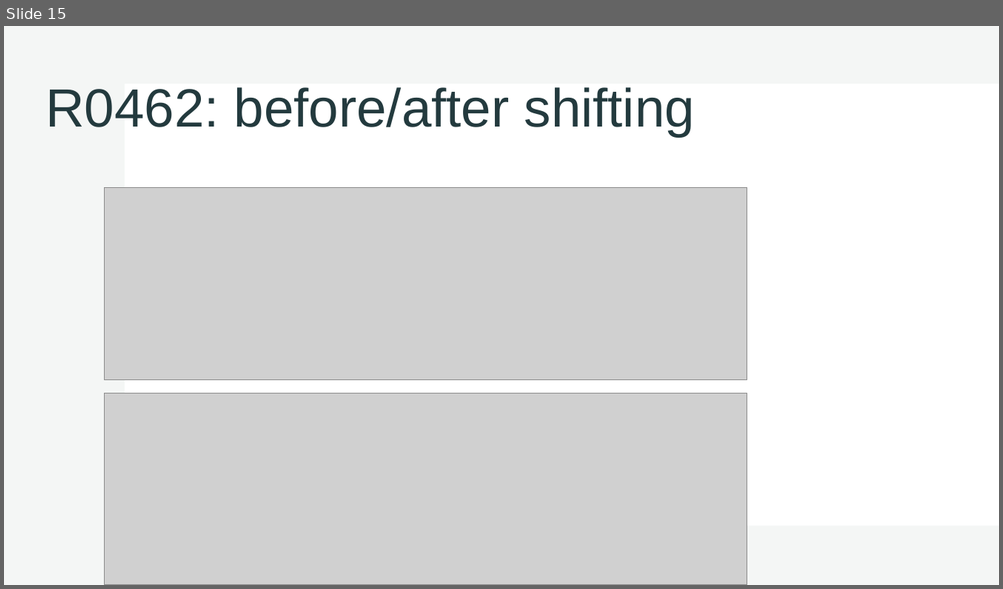
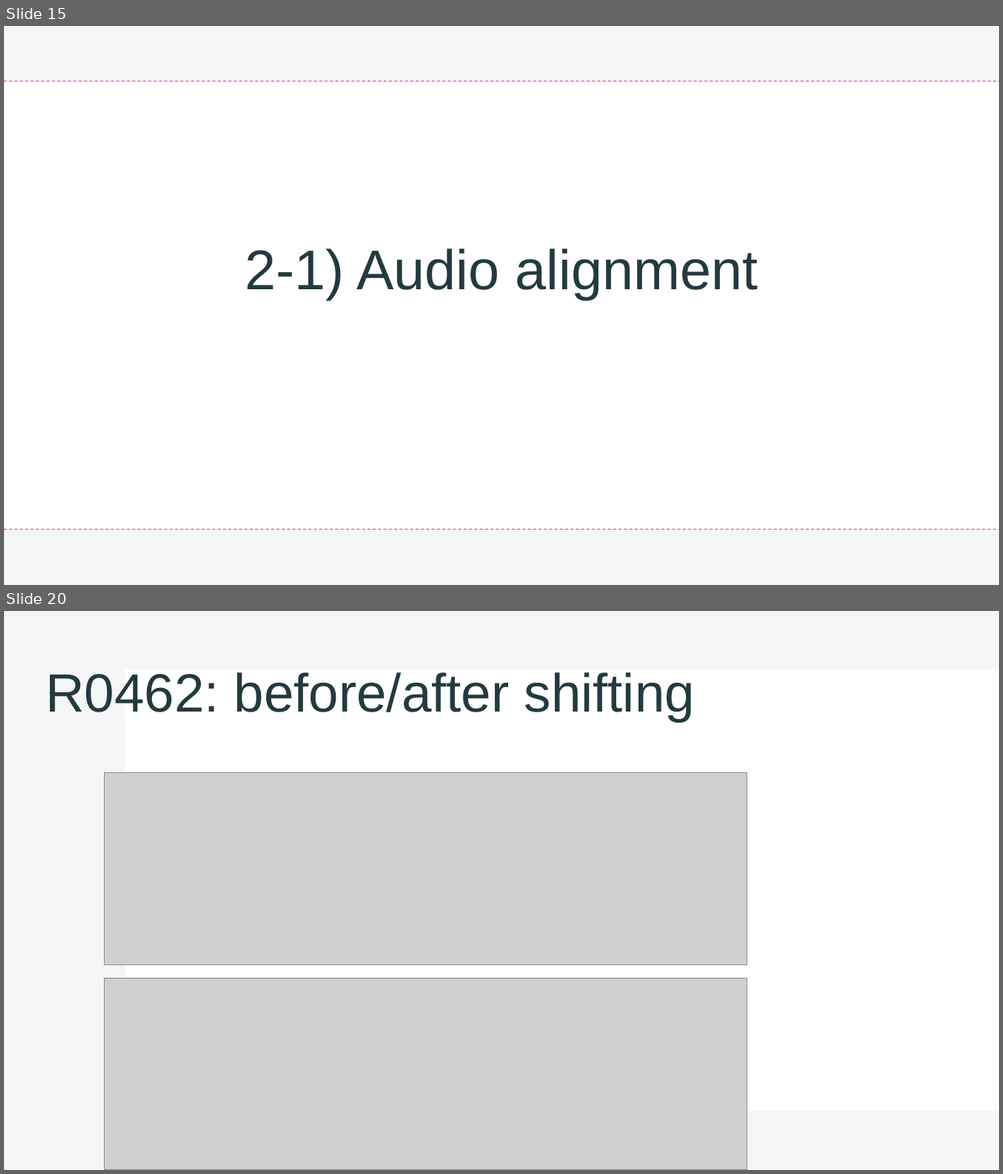
Before and after one commit to jeonghwa-cho/trf, a slide deck: eelbrain_TRFs.pptx. Shown one above the other, each under a label of ours: slide 15 before the commit, slides 15 and 20 after it; the slides between them are not shown. The pictures are 1003x589 and 1003x1174 pixels, drawn with LibreOffice and Linux fonts; fonts in the diff are those of the drawing; grey boxes stand for pictures. Boxes give left, top, right and bottom in pixels: in the first picture for what was removed or moved away, otherwise in the second. Text is boxed around its words. In the diff, an @@ line names an element or a change of style, - is before the commit and + after.

Commit message:
added audio plots

```diff
--- a/eelbrain_TRFs.pptx
+++ b/eelbrain_TRFs.pptx
@@ slide 15 added at (x1=4, y1=26, x2=999, y2=585), background #FFFFFF; not listed: 1 template element that a slide beside it also shows @@
@@ rectangle added at (x1=4, y1=26, x2=999, y2=584), fill #FFFFFF @@
@@ rectangle added at (x1=4, y1=26, x2=999, y2=585), fill #E2E8E3 at 35% opacity @@
@@ rectangle added at (x1=4, y1=82, x2=999, y2=530), fill #FFFFFF @@
@@ line added from (4, 82) to (999, 82), #E729BF 0.75 pt dashed @@
@@ rectangle added at (x1=125, y1=84, x2=999, y2=527), fill #FFFFFF @@
@@ title added at (x1=244, y1=249, x2=758, y2=300), 54 pt, text #233A3E @@
+2-1) Audio alignment
@@ line added from (4, 530) to (999, 530), #E729BF 0.75 pt dashed @@
@@ what was slide 15 is now slide 20 @@
```
Also in this commit, not shown: 5 slides changed, 4 other slides added.
